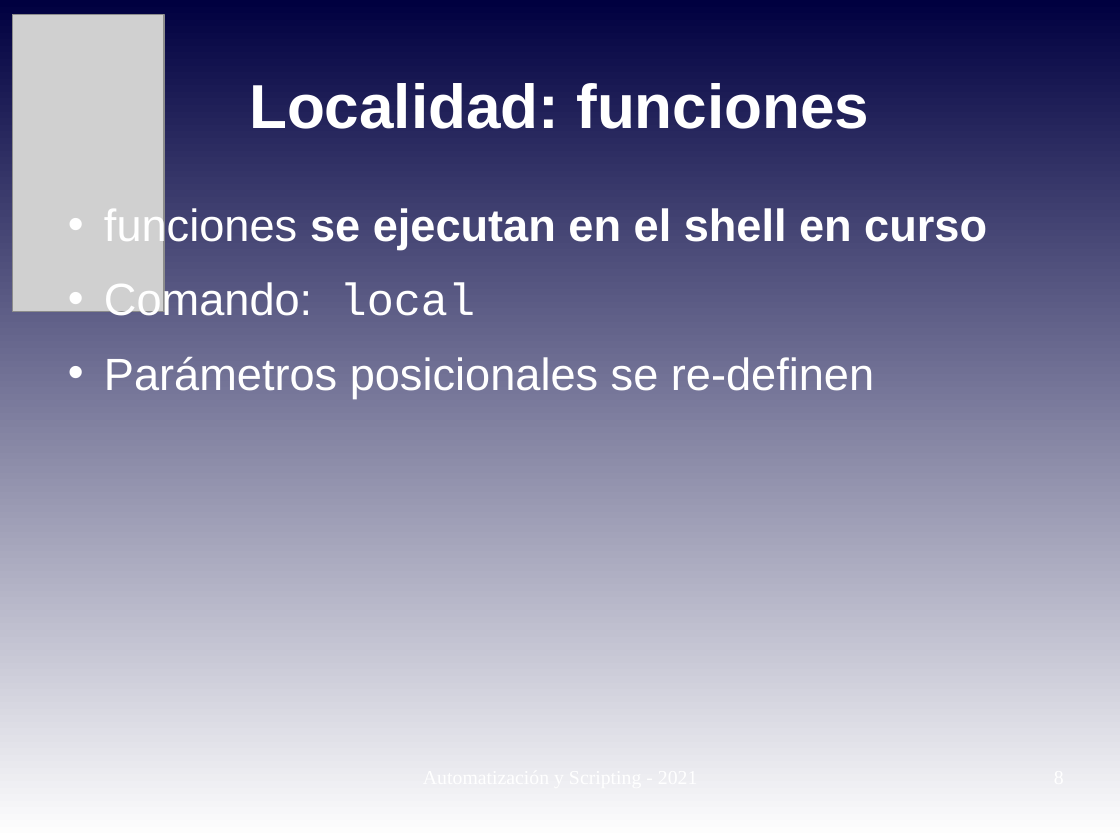
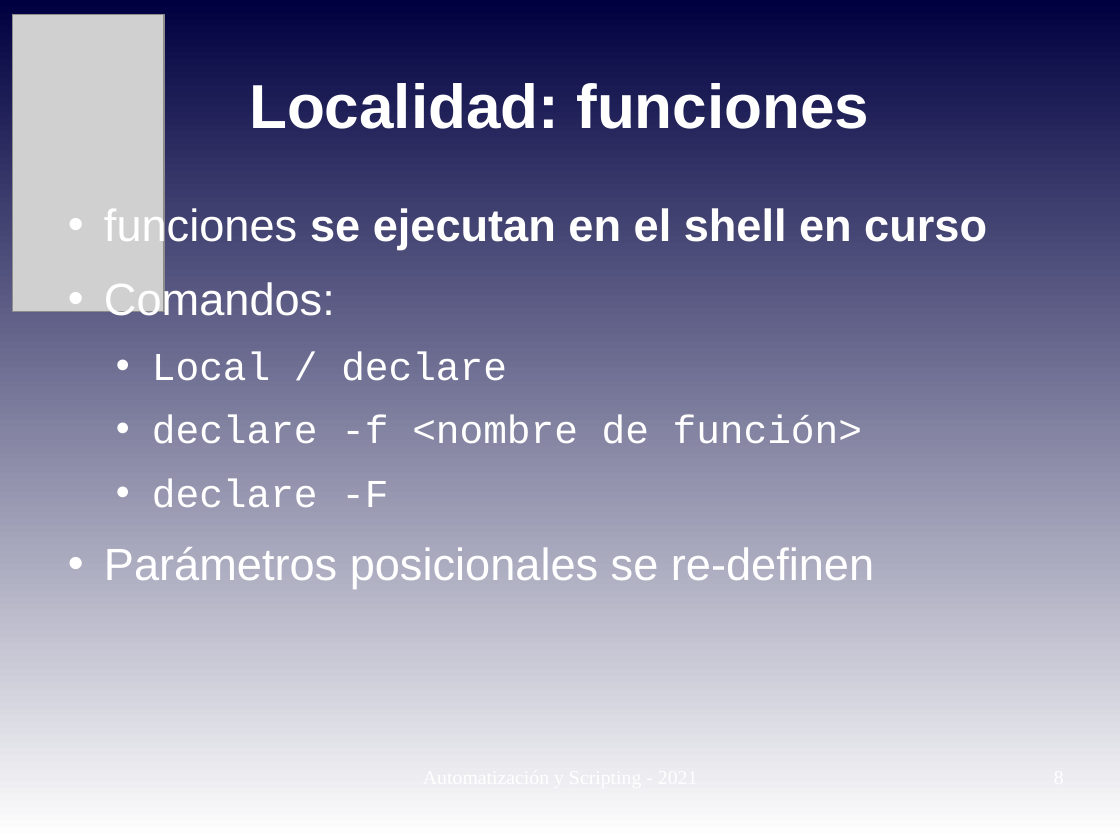
Before and after one commit to niniadcobre/-AutoyScripting, a slide deck: slide 8 of clases/AYS_clase03.odp. Drawn at 1120x840 pixels with LibreOffice and Linux fonts; fonts in the diff are those of the drawing; grey boxes stand for pictures. Boxes give left, top, right and bottom in pixels: in the first picture for what was removed or moved away, otherwise in the second. Text is boxed around its words. In the diff, an @@ line names an element or a change of style, - is before the commit and + after.

```diff
--- a/clases/AYS_clase03.odp
+++ b/clases/AYS_clase03.odp
@@ text at (x1=104, y1=280, x2=862, y2=508): text changed; size 32 to 28 pt; font Arial to Courier New @@
-• Comando: local
+• Comandos:
+  • Local / declare
+  • declare -f <nombre de función>
+  • declare -F
```
Also in this commit, not shown: 1 slide added, 1 other file.
